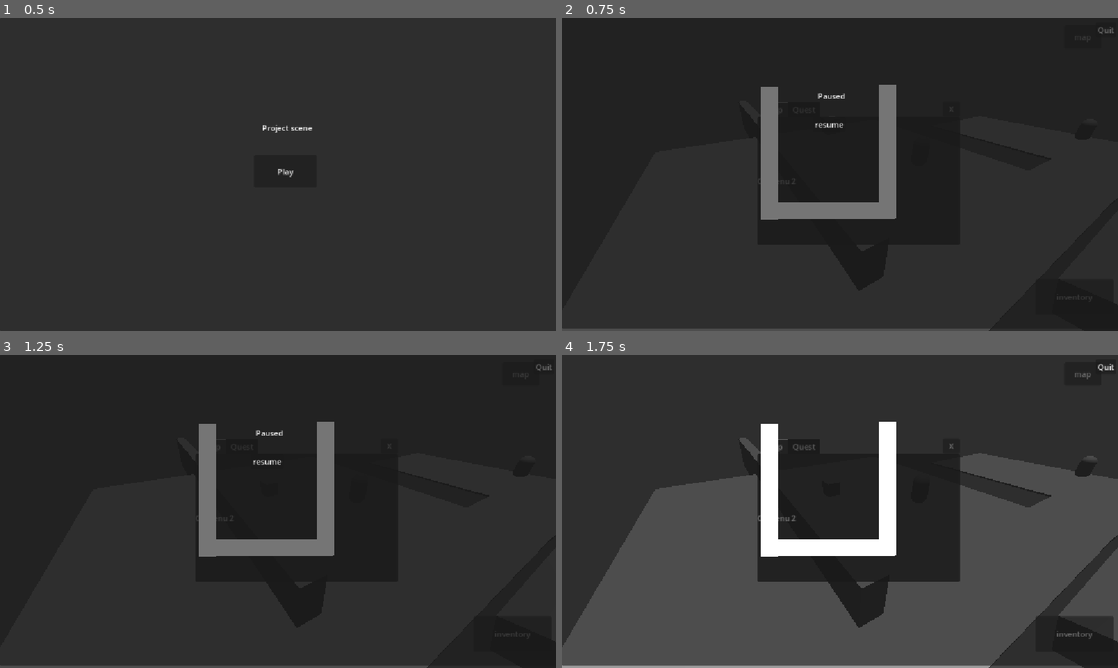
Above: before the commit, frames 1-4 (two rows, left to right).
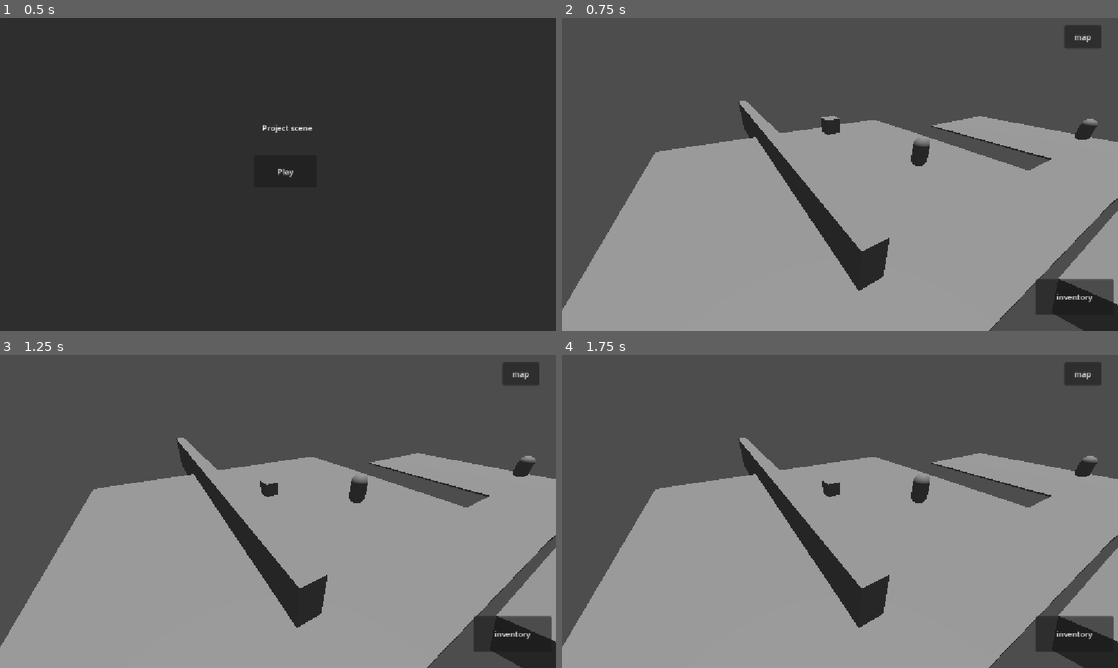
Above: after the commit, the same moments.

Repository: MateoChicano/Journey-starts-here
Game: Godot game, scene res://scenes/Menus/title_screen.tscn
The game is run twice, just before and just after one commit, with the same random seed, the same clock (stepped at 60 frames per second) and the same inputs.
Inputs (mouse positions are in pixels of both pictures, inside the frame that each line leads up to):
- Up to frame 1 (0.5 s): no input
- Up to frame 2 (0.75 s): click "Play" at 0.5 s
- Up to frame 3 (1.25 s): no input
- Up to frame 4 (1.75 s): click (828, 461) at 1.25 s, where only the run before the commit has a clickable "resume"

Frame 1 is identical in both runs. In frame 2, 95% of the frame differs, in the area x 0-100%, y 0-100%; in frame 3, 95%; in frame 4, 94%.
Error before the commit: Parse Error: Identifier "instance_pause" not declared in the current scope. (res://scripts/Characters/player.gd:109)

Commit message:
systeme quete a developper

Diff:
--- a/journey-start-here/autoload/dialog_manager.gd
+++ b/journey-start-here/autoload/dialog_manager.gd
@@ -2,7 +2,6 @@
 
 var dialogs : Dictionary
 var file : String
-var dialog_ident : int
 
 func loadDialog(key : String) -> Dictionary :
 	file = FileAccess.get_file_as_string("res://scripts/Characters/Dialogs.json")
--- /dev/null
+++ b/journey-start-here/autoload/quest_manager.gd
@@ -0,0 +1,9 @@
+extends Node
+
+var quests : Dictionary
+var file : String
+
+func load_quest(key : String) -> String :
+    file = FileAccess.get_file_as_string("res://scripts/Menus/Hud/Quests.json")
+    quests = JSON.parse_string(file)
+    return quests[key]
--- a/journey-start-here/project.godot
+++ b/journey-start-here/project.godot
@@ -18,6 +18,7 @@
 [autoload]
 
 DialogManager="*res://autoload/dialog_manager.gd"
+QuestManager="*res://autoload/quest_manager.gd"
 
 [debug]
 
--- a/journey-start-here/scenes/Items/item_ball.tscn
+++ b/journey-start-here/scenes/Items/item_ball.tscn
@@ -6,6 +6,7 @@
 
 [node name="Item_ball" type="RigidBody2D"]
 script = ExtResource("1_y1dhn")
+item_shape = "ball"
 
 [node name="Sprite2D" type="Sprite2D" parent="."]
 
--- a/journey-start-here/scenes/Items/item_box.tscn
+++ b/journey-start-here/scenes/Items/item_box.tscn
@@ -1,6 +1,6 @@
 [gd_scene load_steps=4 format=3 uid="uid://dwiug78uim572"]
 
-[ext_resource type="Script" uid="uid://b8m80rco5kvc5" path="res://scripts/Menus/item.gd" id="1_ifcx2"]
+[ext_resource type="Script" uid="uid://ha6dvwqncbsf" path="res://scripts/Menus/Items/item.gd" id="1_ifcx2"]
 
 [sub_resource type="RectangleShape2D" id="RectangleShape2D_t1wcy"]
 
@@ -10,6 +10,7 @@
 collision_layer = 2
 collision_mask = 0
 script = ExtResource("1_ifcx2")
+item_shape = "carre"
 
 [node name="Sprite2D" type="Sprite2D" parent="."]
 
--- a/journey-start-here/scenes/Items/item_logo.tscn
+++ b/journey-start-here/scenes/Items/item_logo.tscn
@@ -15,6 +15,8 @@
 [node name="item_box" type="RigidBody2D" groups=["items"]]
 process_mode = 3
 script = ExtResource("1_chhuj")
+item_name = "item_logo"
+item_shape = "carre"
 
 [node name="Sprite2D" type="Sprite2D" parent="."]
 scale = Vector2(0.748798, 0.671959)
--- a/journey-start-here/scenes/Menus/hud.tscn
+++ b/journey-start-here/scenes/Menus/hud.tscn
@@ -1,7 +1,17 @@
-[gd_scene load_steps=3 format=3 uid="uid://bn6bw6iuuckhv"]
+[gd_scene load_steps=5 format=3 uid="uid://bn6bw6iuuckhv"]
 
 [ext_resource type="Script" uid="uid://cjrltkrpjcbrh" path="res://scripts/Menus/hud.gd" id="1_3fgt4"]
 [ext_resource type="Script" uid="uid://bvw80cnhdc4ad" path="res://scripts/Menus/ui_element.gd" id="2_fomu2"]
+[ext_resource type="Script" uid="uid://s4qph7tf7q7w" path="res://scripts/Menus/Hud/quest.gd" id="3_fomu2"]
+
+[sub_resource type="StyleBoxFlat" id="StyleBoxFlat_8v3i0"]
+bg_color = Color(0.244776, 0.244776, 0.244776, 1)
+border_width_left = 5
+border_width_top = 5
+border_width_right = 5
+border_width_bottom = 5
+border_color = Color(0.114897, 0.114897, 0.114897, 1)
+border_blend = true
 
 [node name="HUD" type="Control" groups=["HUD"]]
 layout_mode = 3
@@ -32,8 +42,6 @@
 offset_top = 136.0
 offset_right = 890.0
 offset_bottom = 491.0
-script = ExtResource("2_fomu2")
-metadata/_custom_type_script = "uid://bvw80cnhdc4ad"
 
 [node name="general menu" type="TabContainer" parent="menu container"]
 layout_mode = 2
@@ -42,10 +50,12 @@
 offset_right = 489.0
 offset_bottom = 334.0
 mouse_filter = 0
-current_tab = 0
+current_tab = 1
 
 [node name="Map" type="Panel" parent="menu container/general menu"]
+visible = false
 layout_mode = 2
+script = ExtResource("2_fomu2")
 metadata/_tab_index = 0
 
 [node name="Label" type="Label" parent="menu container/general menu/Map"]
@@ -55,11 +65,27 @@
 offset_bottom = 144.0
 text = "Contenu 2"
 
-[node name="Quest" type="VBoxContainer" parent="menu container/general menu"]
-visible = false
+[node name="Quest" type="HBoxContainer" parent="menu container/general menu"]
 layout_mode = 2
-script = ExtResource("2_fomu2")
+script = ExtResource("3_fomu2")
 metadata/_tab_index = 1
+
+[node name="name_container" type="VBoxContainer" parent="menu container/general menu/Quest"]
+layout_mode = 2
+
+[node name="Label" type="Label" parent="menu container/general menu/Quest/name_container"]
+layout_mode = 2
+text = "example"
+
+[node name="desc_container" type="Panel" parent="menu container/general menu/Quest"]
+layout_mode = 2
+size_flags_vertical = 0
+theme_override_styles/panel = SubResource("StyleBoxFlat_8v3i0")
+
+[node name="Label" type="Label" parent="menu container/general menu/Quest/desc_container"]
+layout_mode = 0
+offset_right = 40.0
+offset_bottom = 23.0
 
 [node name="quit_menu" type="Button" parent="menu container"]
 layout_mode = 2
--- a/journey-start-here/scenes/levels/test_level.tscn
+++ b/journey-start-here/scenes/levels/test_level.tscn
@@ -168,10 +168,12 @@
 [node name="mec chokbar" parent="." instance=ExtResource("4_v45ci")]
 transform = Transform3D(1, 0, 0, 0, 1, 0, 0, 0, 1, -9.19325, 1.02701, 7.79173)
 npc_name = "mec chokabr"
+attached_quest = "Livraison de charbon"
 
 [node name="mec chill" parent="." instance=ExtResource("4_v45ci")]
 transform = Transform3D(1, 0, 0, 0, 1, 0, 0, 0, 1, 23.4394, 0.964924, 5.11824)
 npc_name = "mec chill"
+attached_quest = "Tabasser le vioque"
 
 [node name="item_box3d" parent="." instance=ExtResource("4_48ne7")]
 transform = Transform3D(1, 0, 0, 0, 1, 0, 0, 0, 1, 0.995574, 2.63986, -2.93492)
--- a/journey-start-here/scripts/Characters/npc.gd
+++ b/journey-start-here/scripts/Characters/npc.gd
@@ -2,16 +2,24 @@
 
 @export var npc_name : String
 @export var day_ident : String = "0"
+@export var attached_quest : String
 @onready var loadDialog : Dictionary = DialogManager.loadDialog(npc_name)
 @onready var player : Player = get_tree().get_first_node_in_group("Player")
-@onready var displayed_text : Label = get_child(3).get_child(0)
+@onready var displayed_text : Label = get_node("Text_box/Dialog")
+@onready var text_box : Panel = get_node("Text_box")
 
 var dialog_finished : bool
+var has_quest : bool
+var visited : bool
 var cptDialog : int = 0
 
 
 func _ready() -> void:
-	get_child(3).hide() #cache la text box
+	text_box.hide()
+	if attached_quest != null :
+		has_quest = true
+	else :
+		has_quest = false
 
 
 func displayDialog() -> void :
@@ -21,7 +29,7 @@
 
 
 	get_node("Text_box/Name").text = self.npc_name
-	get_child(3).show() #montre la text box
+	text_box.show()
 	displayed_text.visible_characters = 0
 
 	if cptDialog < loadDialog["day"+day_ident].size() :
@@ -29,20 +37,23 @@
 		cptDialog += 1
 	else :
 		displayed_text.text = loadDialog["day"+day_ident][cptDialog-1] #recup la derniere ligne de dialogue
-	var char_max : int = len(get_node("Text_box/Dialog").text) + 1
+	var char_max : int = len(displayed_text.text) + 1
 
 	for i in range(char_max) :
 		displayed_text.visible_characters = i
 		await get_tree().create_timer(delay).timeout
+	if has_quest and not visited:
+		player.HUD.get_node("menu container/general menu/Quest").add_quest(attached_quest)
+	visited = true
 	dialog_finished = true
 
 func _on_text_box_click(_event: InputEvent) -> void:
 	if Input.is_action_just_pressed("left_click") :
-		if dialog_finished :
+		if visited :
 			if cptDialog == loadDialog["day"+day_ident].size():
 				self.closeDialogBox()
 			else :
 				self.displayDialog()
 
 func closeDialogBox() -> void :
-	get_child(3).hide()
+	text_box.hide()
--- a/journey-start-here/scripts/Characters/player.gd
+++ b/journey-start-here/scripts/Characters/player.gd
@@ -6,18 +6,18 @@
 
 @onready var HUD : hud = get_node("HUD")
 @onready var inventory : Inventory = get_node("Inventory")
-@onready var pause_menu : pause = get_node("pause_menu")
+@onready var pause_menu : pause = get_node("pause menu")
 @onready var navAgent := $NavigationAgent3D
+@onready var dernier_item : int = inventory.get_node("inventory_container").get_child_count()
 @export var speed : int = 4
 
 var item_lo : PackedScene
 var instance_item : item
-# var instance_pause : pause = pause_menu.instantiate()
 var cam : Camera3D
 var npc_trigger_entered : bool = false
 var item_trigger_entered : bool = false
 var skip_rayQuery : bool = false
-@onready var dernier_item : int = inventory.get_node("inventory_container").get_child_count()
+
 
 #Fonctions communes
 func _physics_process(delta : float) -> void :
@@ -28,6 +28,7 @@
 func _ready() -> void :
 	HUD.contain_menu.hide()
 	inventory.hide()
+	pause_menu.hide()
 
 
 #Fonction entrer dans zone
@@ -60,15 +61,15 @@
 
 func enter_trigger_item(area : Area3D) -> void :
 	item_trigger_entered = true
-	item_lo = load("res://scenes/Items/" + area.owner.get_scene_name())
-	instance_item = item_lo.instantiate()
-	add_item(instance_item)
+	instance_item = area.owner.get_item()
+	pick_item(instance_item)
 
 func exit_trigger_item(area : Area3D) -> void :
 	item_trigger_entered = false
 	if instance_item.is_in_container :
 		area.owner.queue_free()
-		remove_item(inventory.get_child(dernier_item))
+	else :
+		self.remove_item(instance_item)
 
 
 #Input
@@ -106,8 +107,6 @@
 				self.get_child(6).hide()
 			else :
 				get_tree().paused = true
-				self.add_child(instance_pause)
-				instance_pause = pause_menu.instantiate()
 
 #Fonctions définies
 func moveToPoint(delta : float) -> void :
@@ -126,8 +125,11 @@
 func skip_movement() -> void :
 	return
 
-func add_item(p_item : item) -> void :
+func pick_item(p_item : item) -> void :
 	inventory.get_node("inventory_container").add_child(p_item)
 
 func remove_item(p_item : item) -> void :
 	inventory.get_node("inventory_container").remove_child(p_item)
+
+func drop_item(p_item : item) -> void :
+	p_item.make_3d()
--- /dev/null
+++ b/journey-start-here/scripts/Menus/Hud/Quests.json
@@ -0,0 +1,5 @@
+{
+    "Livraison de charbon" : "Livrer le charbon a Jean le forgeron",
+
+    "Tabasser le vioque" : "Aller voir et lowkey fracasser la gueule du vieux monsieur"
+}
--- a/journey-start-here/scripts/Menus/Hud/inventory.gd
+++ b/journey-start-here/scripts/Menus/Hud/inventory.gd
@@ -14,5 +14,3 @@
 	if Input.is_action_just_pressed("escape") :
 		player.get_child(8).show()
 		get_tree().paused = false
-
-# func add_item(item : item) -> void :
--- /dev/null
+++ b/journey-start-here/scripts/Menus/Hud/quest.gd
@@ -0,0 +1,28 @@
+extends HBoxContainer
+
+
+@onready var player: Player = get_tree().get_first_node_in_group("Player")
+@onready var name_container : VBoxContainer = get_node("name_container")
+@onready var desc_container : Panel = get_node("desc_container")
+var quest_desc : String
+
+func add_quest(quest_name : String) -> void :
+	var new_title : Label = Label.new()
+	var new_desc : Label = Label.new()
+	new_title.text = quest_name
+	new_desc.text = QuestManager.load_quest(quest_name)
+	name_container.add_child(new_title)
+	desc_container.add_child(new_desc)
+
+
+#ui_element
+func _ready() -> void:
+	self.mouse_entered.connect(hover_ui)
+	self.mouse_exited.connect(off_ui)
+
+func hover_ui() -> void:
+	player.skip_rayQuery = true
+
+
+func off_ui() -> void:
+	player.skip_rayQuery = false
--- a/journey-start-here/scripts/Menus/Items/item.gd
+++ b/journey-start-here/scripts/Menus/Items/item.gd
@@ -2,8 +2,10 @@
 
 @export var item_name : String
 @export var item_description : String
+@export var item_shape : String
+@onready var player :Player = get_tree().get_first_node_in_group("Player")
 
-
+const TAILLE_MAX_POS : int = 6
 var mouse_left_down: bool = false
 var mouse_pos : Vector2
 var mouse_force : float = 15
@@ -29,6 +31,7 @@
 				self.linear_velocity = sum(positions) / positions.size() * mouse_force
 				self.gravity_scale = 1.0
 				mouse_left_down = false
+				move = false
 			if is_body_entered == false :
 				move = false
 			mouse_left_down = false
@@ -36,7 +39,7 @@
 func _physics_process(_delta: float) -> void:
 	positions.append(mouse_pos - global_position)
 
-	if positions.size() >= 6 :
+	if positions.size() >= TAILLE_MAX_POS :
 		positions.remove_at(0)
 	if mouse_left_down and move:
 		mouse_pos = get_viewport().get_mouse_position()
@@ -52,7 +55,15 @@
 
 
 func _on_exited_container(_area:Area2D) -> void:
+	is_in_container = false
+	if not player.item_trigger_entered :
+		player.drop_item(self)
+
+
+func _on_entered_container(_area:Area2D) -> void:
 	is_in_container = true
 
-func _on_entered_container(_area:Area2D) -> void:
-	is_in_container = false
+func make_3d() -> void :
+	if item_shape == "carre" :
+		var instance_3d : item_3d = load("res://scenes/Items/item_box_3d.tscn").instantiate()
+		instance_3d.nom = item_name
--- a/journey-start-here/scripts/Menus/Items/item_3d.gd
+++ b/journey-start-here/scripts/Menus/Items/item_3d.gd
@@ -1,6 +1,10 @@
 class_name item_3d extends RigidBody3D
 
 @export var nom : String
+@onready var item_2d : item = load("res://scenes/Items/" + self.get_item_name()).instantiate()
 
-func get_scene_name() -> String :
+func get_item_name() -> String :
     return self.nom + ".tscn"
+
+func get_item() -> item :
+    return item_2d
Not shown, added: journey-start-here/autoload/quest_manager.gd.uid
Not shown, added: journey-start-here/scripts/Menus/Hud/quest.gd.uid
